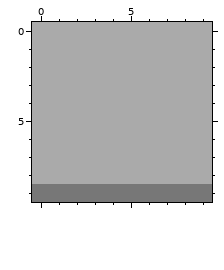
Pixel-art file: SnakeCase3/images/newHome.aseprite. The picture above was drawn from the file before the commit.
10x10 pixels, 1 frame.
The result:
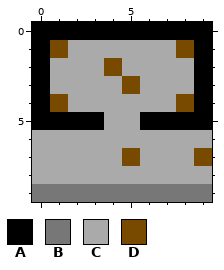
Palette (. is transparent): A #000000  B #777777  C #aaaaaa  D #784a00
What changed:
{"change": "layer \"Layer 2\" added"}
{"where": "layer \"Layer 2\""}
{"y":0,"x":0,"old":"CCCCCCCCCC","new":"AAAAAAAAAA"}
{"y":1,"x":0,"old":"CC","new":"AD"}
{"y":1,"x":8,"old":"CC","new":"DA"}
{"y":2,"x":0,"old":"C","new":"A"}
{"y":2,"x":4,"old":"C","new":"D"}
{"y":2,"x":9,"old":"C","new":"A"}
{"y":3,"x":0,"old":"C","new":"A"}
{"y":3,"x":5,"old":"C","new":"D"}
{"y":3,"x":9,"old":"C","new":"A"}
{"y":4,"x":0,"old":"CC","new":"AD"}
{"y":4,"x":8,"old":"CC","new":"DA"}
{"y":5,"x":0,"old":"CCCC","new":"AAAA"}
{"y":5,"x":6,"old":"CCCC","new":"AAAA"}
{"y":7,"x":5,"old":"C","new":"D"}
{"y":7,"x":9,"old":"C","new":"D"}
{"label":"changed","picture_box":[32,22,212,166]}
